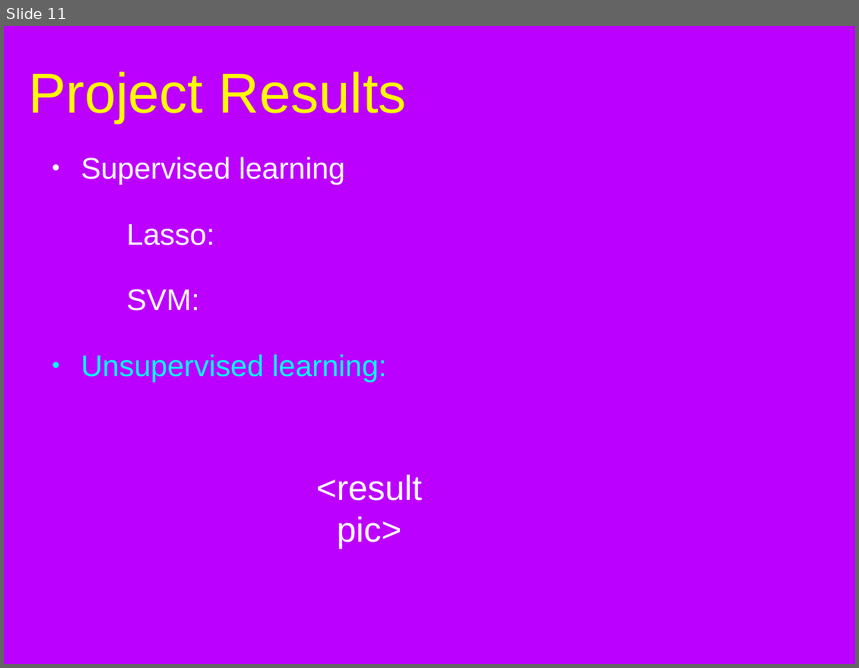
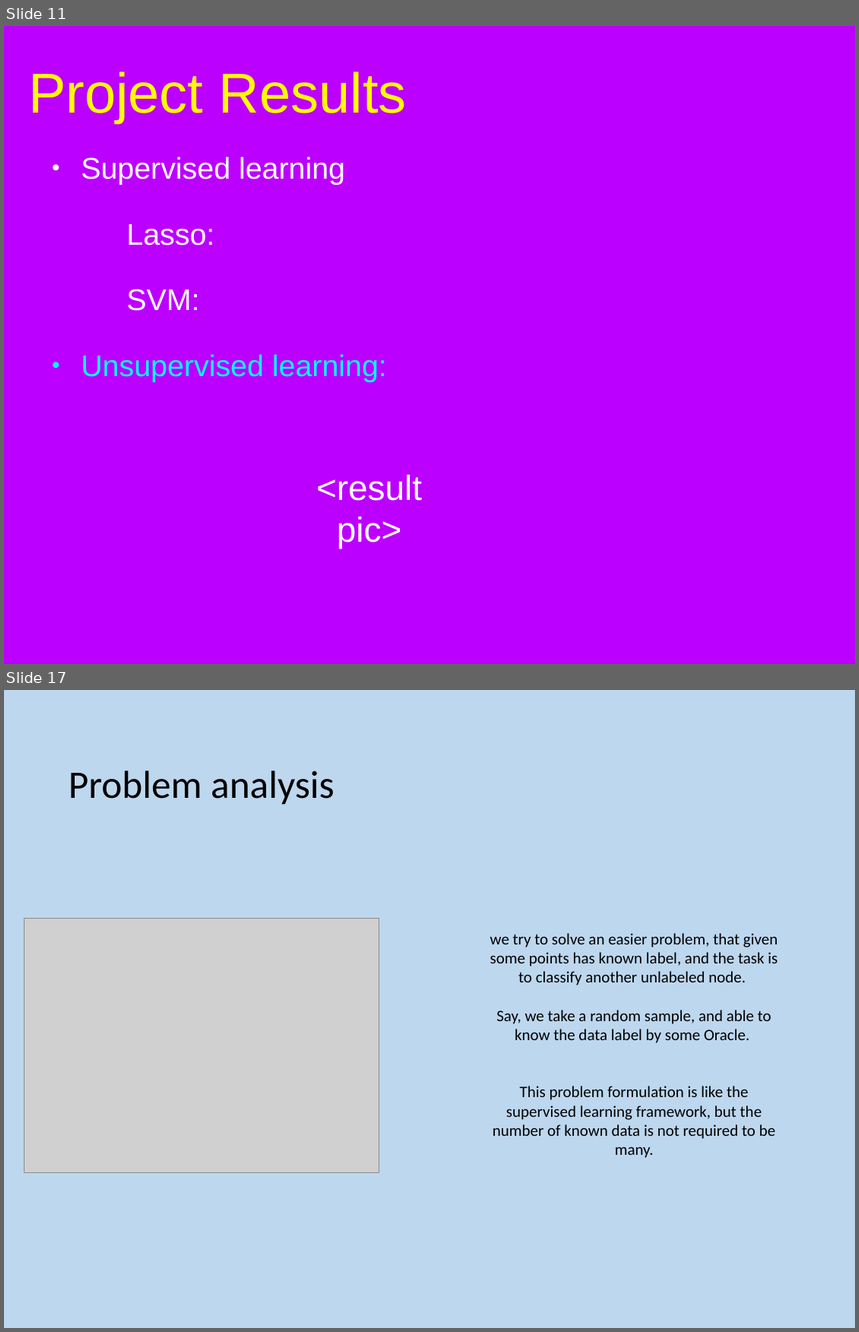
Before and after one commit to bx3/EE595, a slide deck: document/595combine.pptx. Shown one above the other, each under a label of ours: slide 11 before the commit, slides 11 and 17 after it; the slides between them are not shown. The pictures are 859x668 and 859x1332 pixels, drawn with LibreOffice and Linux fonts; fonts in the diff are those of the drawing; grey boxes stand for pictures; background and template pictures are left out. Boxes give left, top, right and bottom in pixels: in the first picture for what was removed or moved away, otherwise in the second. Text is boxed around its words. In the diff, an @@ line names an element or a change of style, - is before the commit and + after.

```diff
--- a/document/595combine.pptx
+++ b/document/595combine.pptx
@@ slide 17 added at [4,690,855,1328], background #BDD7EE @@
@@ title added at [69,771,335,805], 46.9 pt, text #000000 @@
+Problem analysis
@@ picture added at [25,918,379,1173] @@
@@ text added at [490,933,778,1158], 19.2 pt, text #000000 @@
+we try to solve an easier problem, that given some points has known label, and the task is to classify another unlabeled node.
+Say, we take a random sample, and able to know the data label by some Oracle.
+This problem formulation is like the supervised learning framework, but the number of known data is not required to be many.
```
Also in this commit, not shown: 5 slides changed, 13 other slides added, 1 slide removed.
